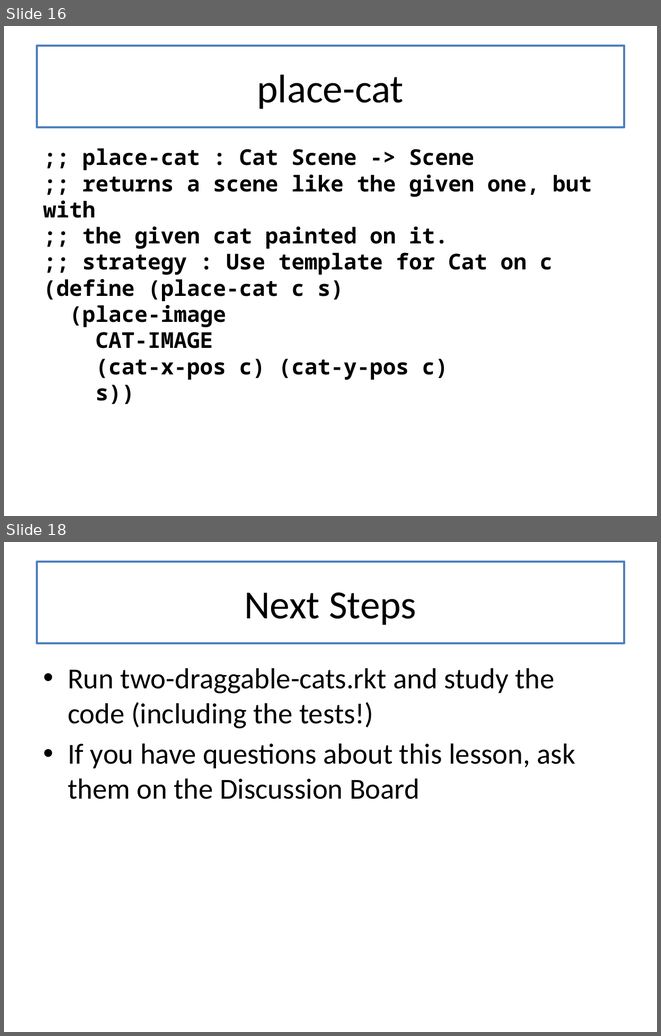
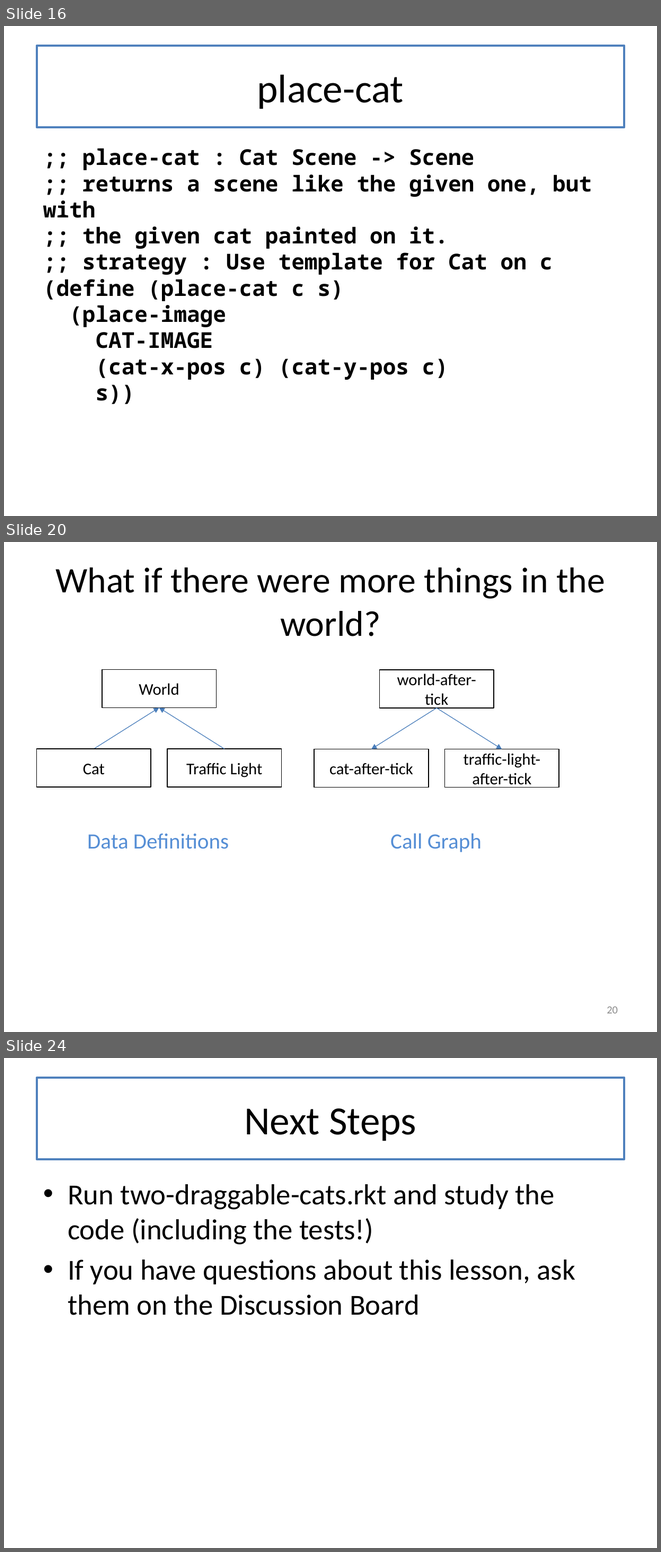
Before and after one commit to mwand/cs5010f16, a slide deck: Slides/Lesson 3.4 Two Draggable Cats.pptx. Shown one above the other, each under a label of ours: slides 16 and 18 before the commit, slides 16, 20 and 24 after it; the slides between them are not shown. The pictures are 661x1036 and 661x1552 pixels, drawn with LibreOffice and Linux fonts; fonts in the diff are those of the drawing. Boxes give left, top, right and bottom in pixels: in the first picture for what was removed or moved away, otherwise in the second. Text is boxed around its words. In the diff, an @@ line names an element or a change of style, - is before the commit and + after.

Commit message:
added slides about 'Program Structure follows Data Structure' to L3.4

```diff
--- a/Slides/Lesson 3.4 Two Draggable Cats.pptx
+++ b/Slides/Lesson 3.4 Two Draggable Cats.pptx
@@ slide 20 added at <box>4,542,657,1032</box>, background #FFFFFF @@
@@ title added at <box>37,559,624,641</box>, fill #FFFFFF, outline #4F81BD 2 pt, 39.6 pt, text #000000 @@
+What if there were more things in the world?
@@ rectangle added at <box>379,670,494,708</box>, outline #000000 1 pt, 18 pt, text #000000 @@
+world-after-tick
@@ group added at <box>37,669,282,787</box>: 3 rectangles, 2 arrows @@
+World
+Cat
+Traffic Light
@@ arrow added from (436, 708) to (371, 749), #4B7EBC 0.75 pt @@
@@ arrow added from (436, 708) to (502, 749), #4B7EBC 0.75 pt @@
@@ rectangle added at <box>314,749,429,787</box>, outline #000000 1 pt, 18 pt, text #000000 @@
+cat-after-tick
@@ rectangle added at <box>445,749,559,787</box>, outline #000000 1 pt, 18 pt, text #000000 @@
+traffic-light-after-tick
@@ text added at <box>87,833,229,849</box>, 24 pt, text #558ED5 @@
+Data Definitions
@@ text added at <box>390,833,482,852</box>, 24 pt, text #558ED5 @@
+Call Graph
@@ page number added at <box>607,1006,618,1013</box>, 12 pt, text #8C8C8C @@
+20
@@ what was slide 18 is now slide 24 @@
```
Also in this commit, not shown: 1 slide changed, 5 other slides added.
